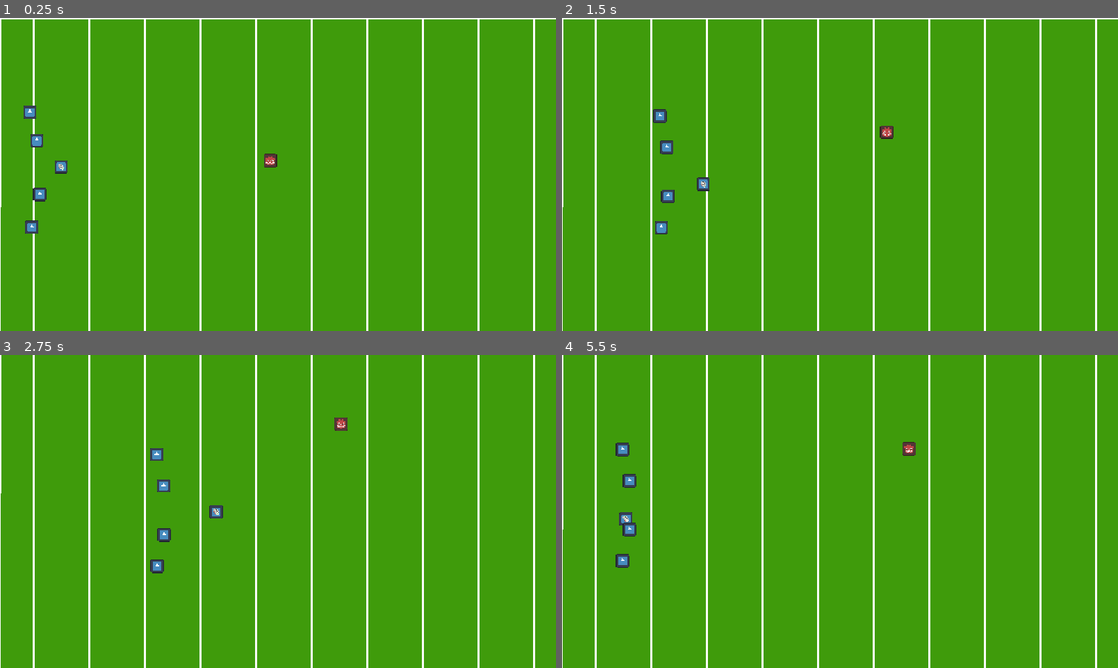
Above: before the commit, frames 1-4 (two rows, left to right).
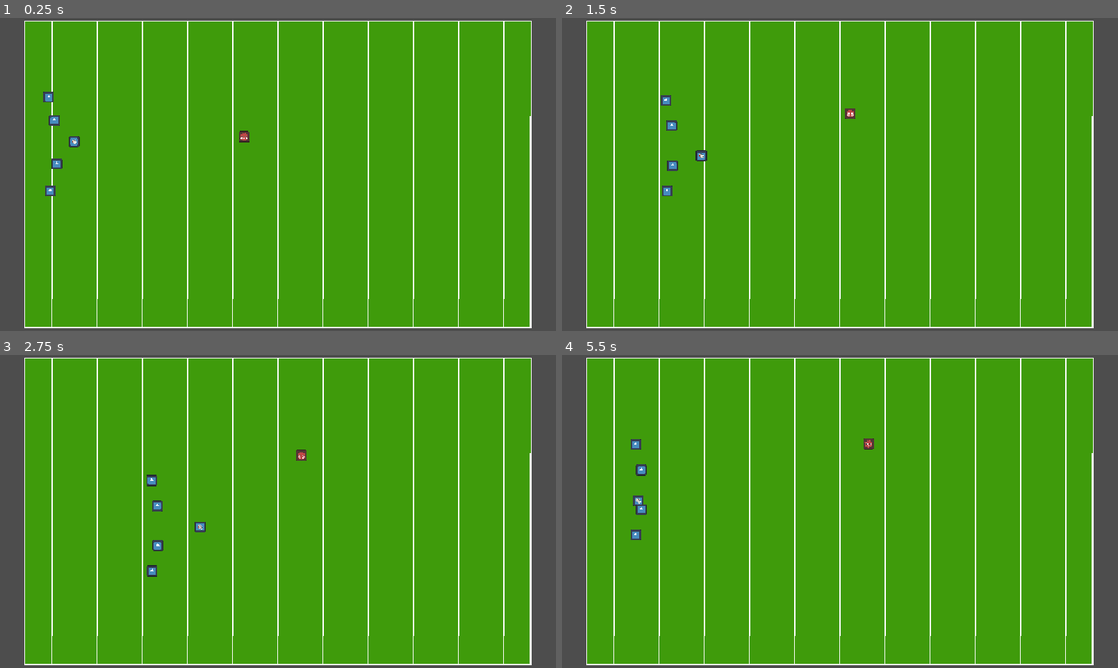
Above: after the commit, the same moments.

Repository: 24143-maker/11DIT_ASSIGMENT
Game: Godot game, scene res://scenes/match/match.tscn
Two runs of this game, one before a commit and one after it. Both use one fixed random seed, a clock stepped at 60 frames per second and the inputs below. The engine's default icon, where the game draws it, is replaced by a stand-in: a white triangle on a blue panel in a dark square.
Inputs:
- Up to frame 1 (0.25 s): no input
- Up to frame 2 (1.5 s): hold D (move_right) 0.53-1.28 s; hold Shift (sprint) 0.53-1.28 s; hold S (move_down) from 1.28 s (still down); tap Shift (sprint) at 1.35 s
- Up to frame 3 (2.75 s): release S (move_down) at 2.03 s; hold D (move_right) from 2.03 s (still down); hold Shift (sprint) from 2.03 s (still down)
- Up to frame 4 (5.5 s): release D (move_right) at 2.78 s; release Shift (sprint) at 2.78 s; hold W (move_up) 2.78-3.53 s; tap Shift (sprint) at 2.85, 4.35 s; hold Shift (sprint) 3.53-4.28 s; hold A (move_left) 3.53-5.03 s; hold S (move_down) from 5.03 s (still down); hold Shift (sprint) from 5.03 s (still down)

The runs differ from the first frame. In frame 1, 18% of the frame differs, in the area x 0-100%, y 0-100%; in frame 2, 18%; in frame 3, 18%; in frame 4, 18%.

Commit message:
Update match.tscn

Diff:
--- a/scenes/match/match.tscn
+++ b/scenes/match/match.tscn
@@ -136,7 +136,7 @@
 position = Vector2(88, 214)
 
 [node name="Camera2D" type="Camera2D" parent="Player" unique_id=1388044688]
-zoom = Vector2(0.8, 0.8)
+zoom = Vector2(0.65, 0.65)
 limit_left = 0
 limit_top = 0
 limit_right = 898
